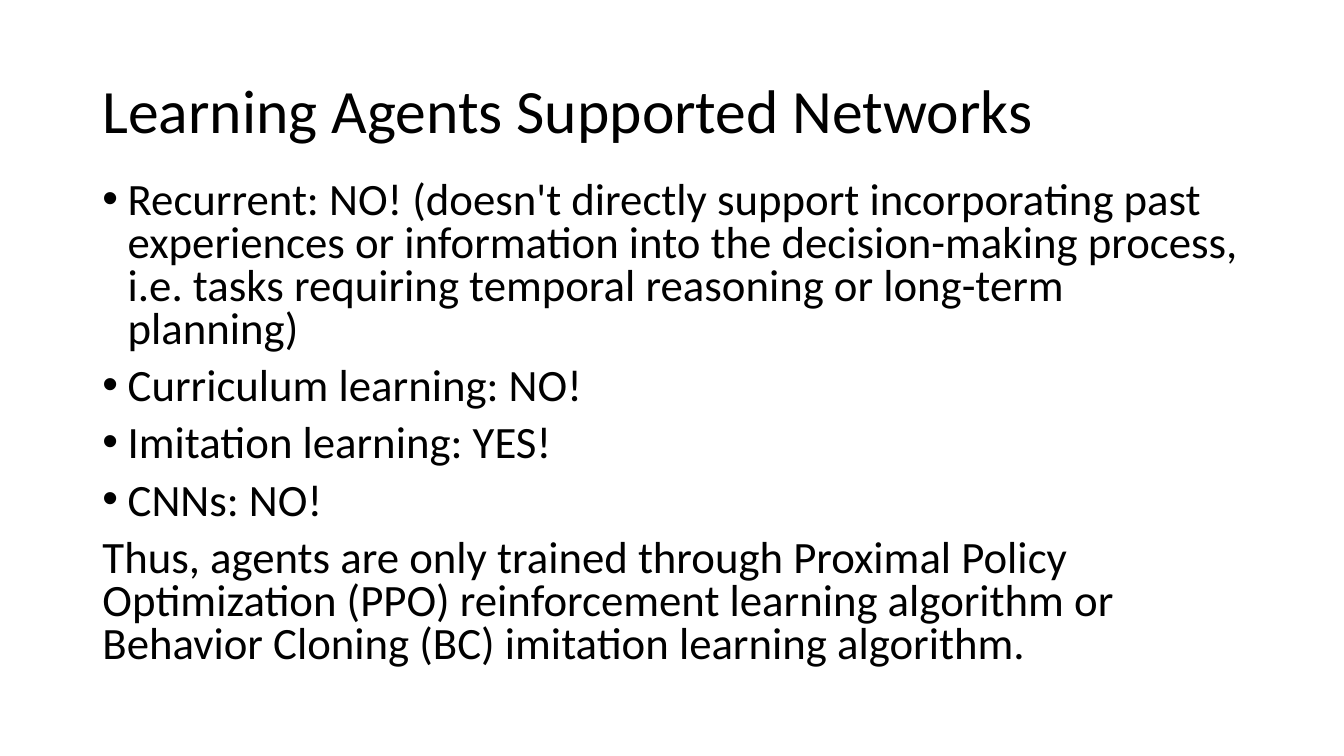
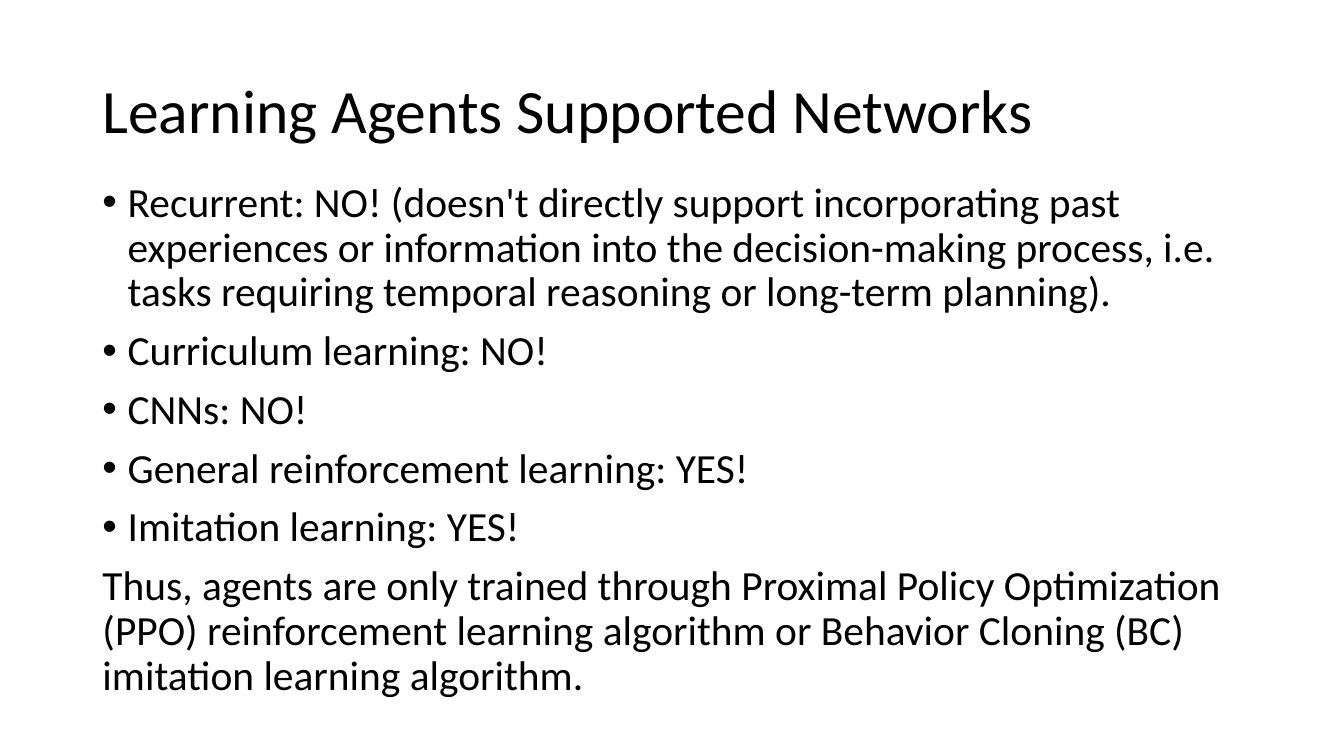
Before and after one commit to ztsv-av/xr_ml, a slide deck: slide 4 of unity-vs-unreal.pptx. Drawn at 1344x756 pixels with LibreOffice and Linux fonts; fonts in the diff are those of the drawing. Boxes give left, top, right and bottom in pixels: in the first picture for what was removed or moved away, otherwise in the second. Text is boxed around its words. In the diff, an @@ line names an element or a change of style, - is before the commit and + after.

```diff
--- a/unity-vs-unreal.pptx
+++ b/unity-vs-unreal.pptx
@@ text at box(128, 187, 1214, 313): text changed; size 32 to 29.6 pt @@
-• Recurrent: NO! (doesn't directly support incorporating past experiences or information into the decision-making process, i.e. tasks requiring temporal reasoning or long-term planning)
+• Recurrent: NO! (doesn't directly support incorporating past experiences or information into the decision-making process, i.e. tasks requiring temporal reasoning or long-term planning).
@@ text at box(102, 336, 1221, 697): size 32 to 29.6 pt in "Curriculum learning: NO!", "Imitation learning: YES!", "Thus, agents are only trained through Proximal ..."; line spacing 0.8 to 0.9 @@
@@ text at box(128, 396, 749, 490): paragraphs added @@
+• CNNs: NO!
+• General reinforcement learning: YES!
@@ text at box(128, 485, 322, 517): paragraph removed @@
-• CNNs: NO!
```
Also in this commit, not shown: 7 other slides changed.
